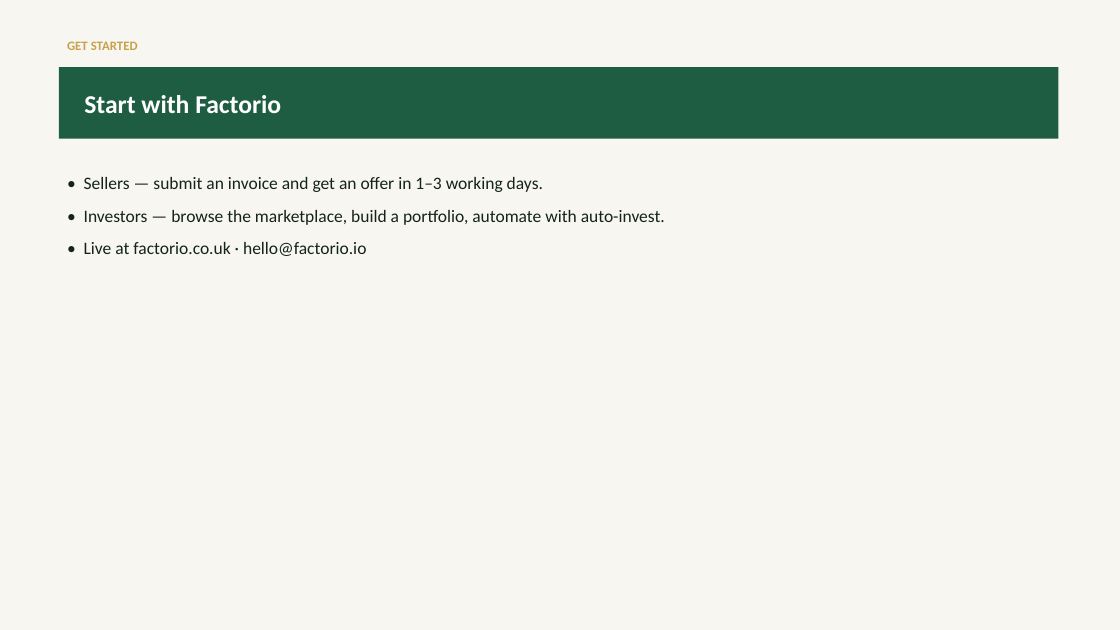
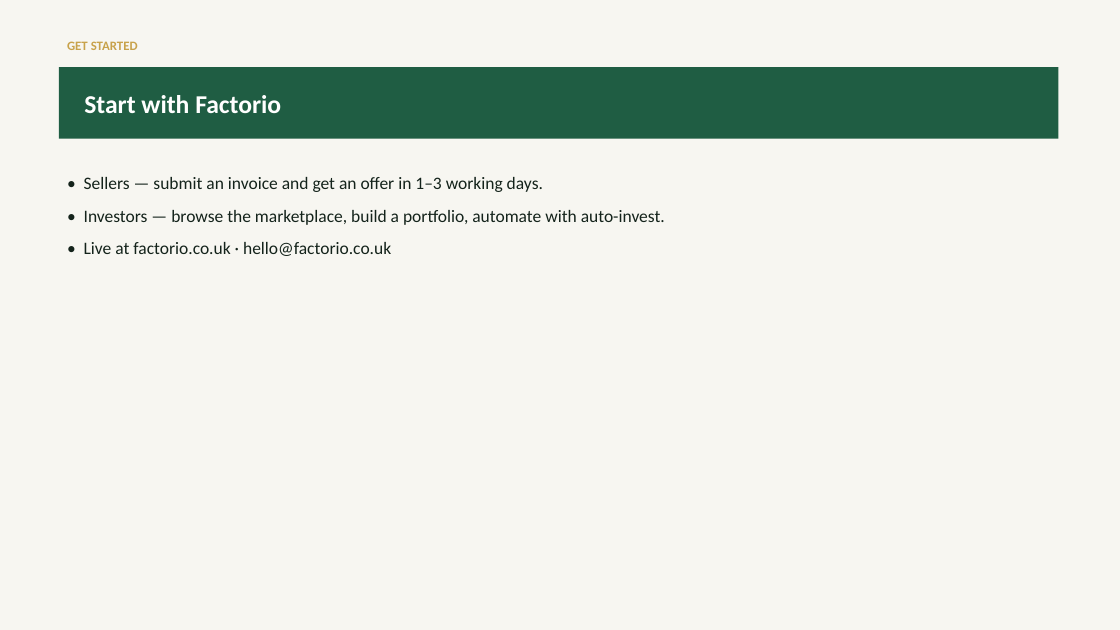
Before and after one commit to predictivelabsai/factorio, a slide deck: slide 19 of docs/factorio_user_guide_2026-07-06_en.pptx (slide 16 before the commit). Drawn at 1120x630 pixels with LibreOffice and Linux fonts; fonts in the diff are those of the drawing. Boxes give left, top, right and bottom in pixels: in the first picture for what was removed or moved away, otherwise in the second. Text is boxed around its words. In the diff, an @@ line names an element or a change of style, - is before the commit and + after.

```diff
--- a/docs/factorio_user_guide_2026-07-06_en.pptx
+++ b/docs/factorio_user_guide_2026-07-06_en.pptx
@@ text at [84,242,391,256]: text changed @@
-• Live at factorio.co.uk · hello@factorio.io
+• Live at factorio.co.uk · hello@factorio.co.uk
```
Also in this commit, not shown: 3 slides added, 33 other files.
